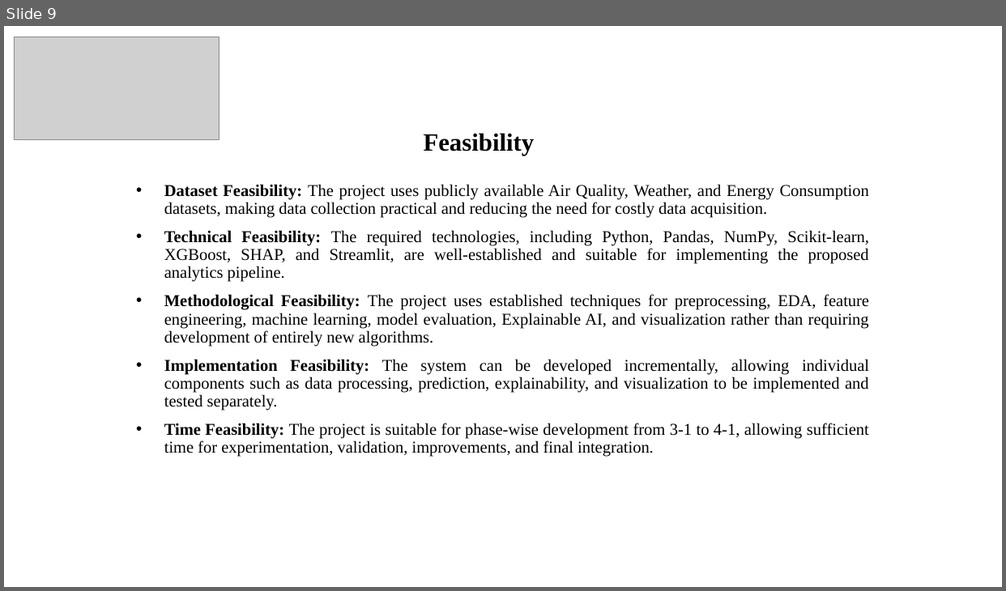
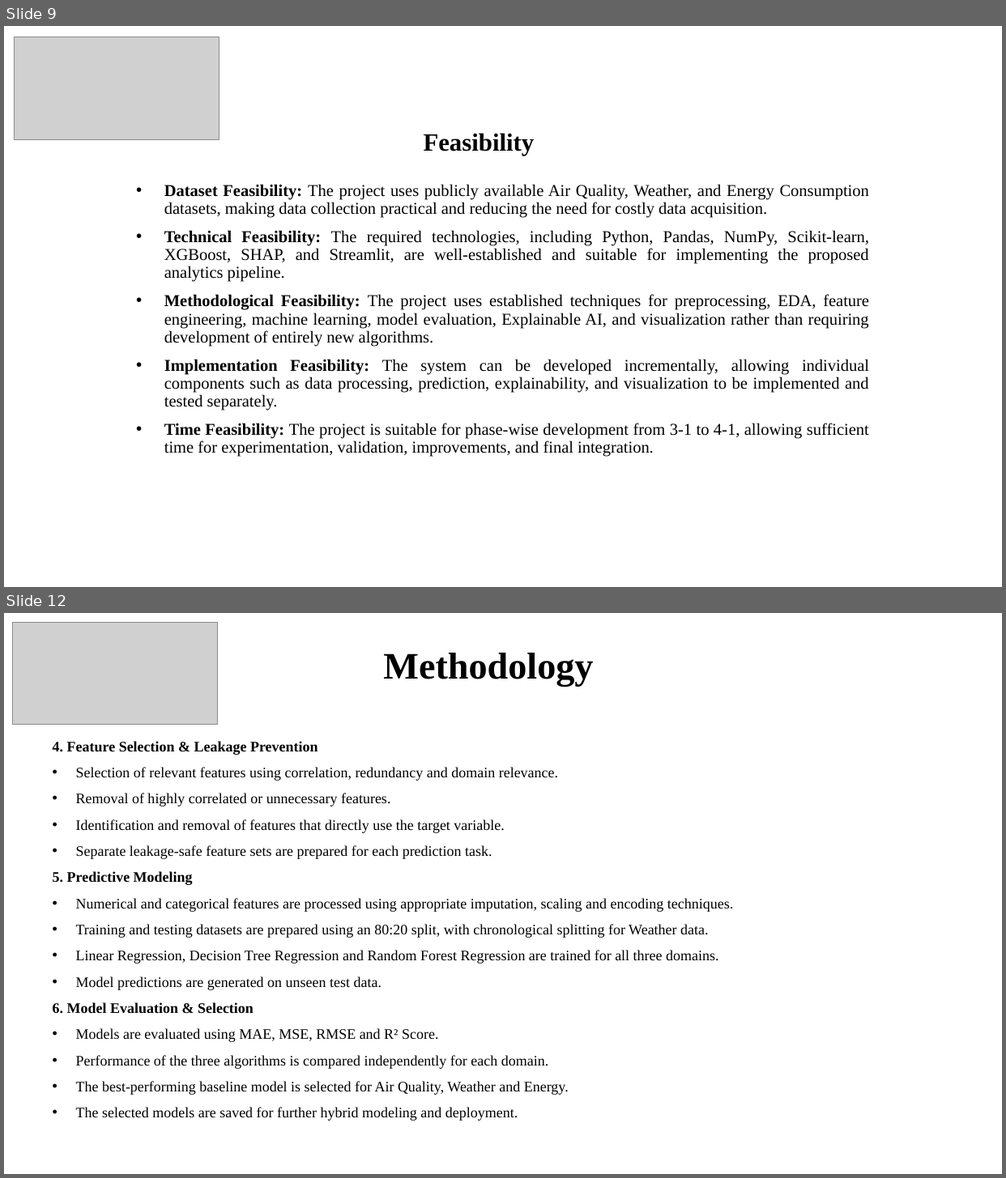
Before and after one commit to sharmi-pathi/KLH-CSE-2026-27-2420030042-Explainable-Data-Analytics-for-Sustainable-Smart-City-Applications, a slide deck: docs/Batch 4-DAV Project PPT.pptx. Shown one above the other, each under a label of ours: slide 9 before the commit, slides 9 and 12 after it; the slides between them are not shown. The pictures are 1006x591 and 1006x1178 pixels, drawn with LibreOffice and Linux fonts; fonts in the diff are those of the drawing; grey boxes stand for pictures. Boxes give left, top, right and bottom in pixels: in the first picture for what was removed or moved away, otherwise in the second. Text is boxed around its words. In the diff, an @@ line names an element or a change of style, - is before the commit and + after.

```diff
--- a/docs/Batch 4-DAV Project PPT.pptx
+++ b/docs/Batch 4-DAV Project PPT.pptx
@@ slide 12 added at <box>4,613,1002,1174</box>, background #FFFFFF @@
@@ picture added at <box>12,622,216,725</box> @@
@@ text added at <box>383,653,593,686</box>, 36 pt, text #000000, bold @@
+Methodology
@@ text added at <box>53,741,733,1121</box>, 14 pt, text #000000 @@
+4. Feature Selection & Leakage Prevention
+• Selection of relevant features using correlation, redundancy and domain relevance.
+• Removal of highly correlated or unnecessary features.
+• Identification and removal of features that directly use the target variable.
+• Separate leakage-safe feature sets are prepared for each prediction task.
+5. Predictive Modeling
+• Numerical and categorical features are processed using appropriate imputation, scaling and encoding techniques.
+• Training and testing datasets are prepared using an 80:20 split, with chronological splitting for Weather data.
+• Linear Regression, Decision Tree Regression and Random Forest Regression are trained for all three domains.
+• Model predictions are generated on unseen test data.
+6. Model Evaluation & Selection
+• Models are evaluated using MAE, MSE, RMSE and R² Score.
+• Performance of the three algorithms is compared independently for each domain.
+• The best-performing baseline model is selected for Air Quality, Weather and Energy.
+• The selected models are saved for further hybrid modeling and deployment.
```
Also in this commit, not shown: 5 slides changed, 17 other slides added.
